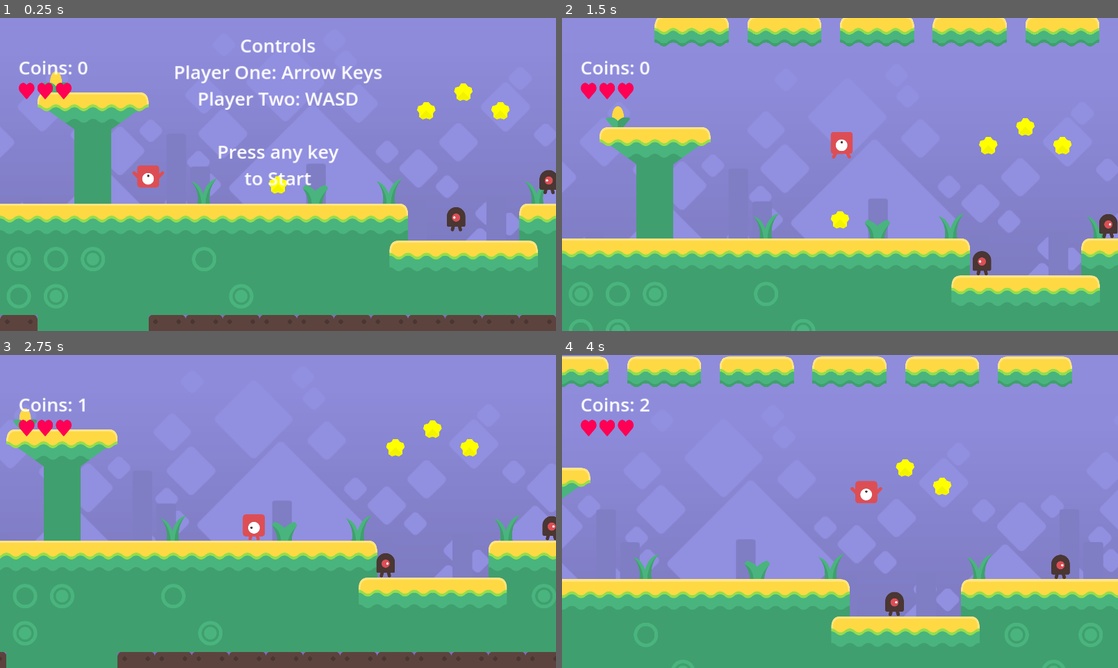
Above: before the commit, frames 1-4 (two rows, left to right).
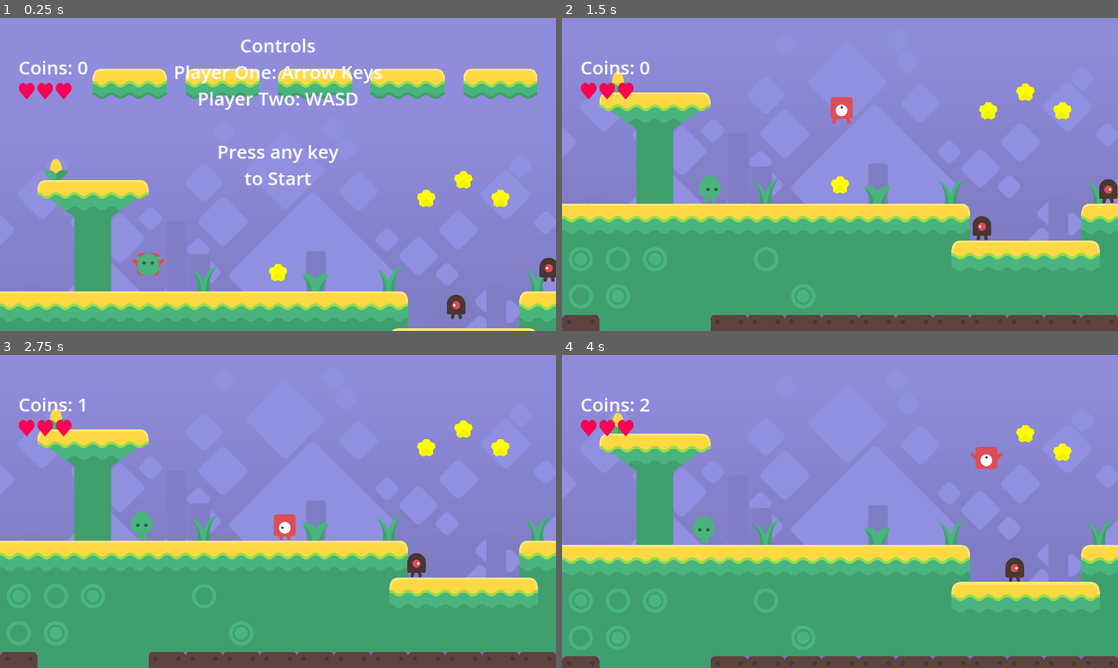
Above: after the commit, the same moments.

Repository: jbourqueendless/2player4thewin
Game: Godot game, scene res://main.tscn
The game is run twice, just before and just after one commit, with the same random seed, the same clock (stepped at 60 frames per second) and the same inputs.
Inputs:
- Up to frame 1 (0.25 s): no input
- Up to frame 2 (1.5 s): tap Enter at 0.5 s; hold Right (player_1_right) from 0.53 s (still down); tap A (player_2_left) at 0.6 s; tap Up (player_1_jump) at 0.77 s; tap D (player_2_right) at 1.35 s
- Up to frame 3 (2.75 s): tap Up (player_1_jump) at 1.52 s; release Right (player_1_right) at 2.03 s; hold Left (player_1_left) from 2.03 s (still down); tap A (player_2_left) at 2.1 s
- Up to frame 4 (4 s): release Left (player_1_left) at 2.78 s; hold Right (player_1_right) from 2.78 s (still down); tap D (player_2_right) at 2.85 s; tap Up (player_1_jump) at 3.02, 3.77 s; tap A (player_2_left) at 3.6 s

The runs differ from the first frame. In frame 1, 47% of the frame differs, in the area x 0-100%, y 16-100%; in frame 2, 33%; in frame 3, 14%; in frame 4, 35%.

Commit message:
adding second guy and multiplayer cam

Diff:
--- a/main.tscn
+++ b/main.tscn
@@ -11,6 +11,7 @@
 [ext_resource type="PackedScene" uid="uid://jt80gv02u4f2" path="res://hud.tscn" id="6_mp7wy"]
 [ext_resource type="PackedScene" uid="uid://dk0xon0k7ga23" path="res://components/enemy/enemy.tscn" id="9_l6smt"]
 [ext_resource type="SpriteFrames" uid="uid://bo581k1esb50n" path="res://components/player/spriteframes-red.tres" id="9_qmofe"]
+[ext_resource type="SpriteFrames" uid="uid://cp70hdrx2lc0o" path="res://components/player/spriteframes-green.tres" id="10_bw8a0"]
 [ext_resource type="PackedScene" uid="uid://beuisy5yrw0bq" path="res://components/flag/flag.tscn" id="12_dkbog"]
 [ext_resource type="Script" path="res://scripts/multiplayer_camera.gd" id="13_0d2mj"]
 
@@ -205,28 +206,42 @@
 
 [node name="Camera2D" type="Camera2D" parent="Player"]
 position = Vector2(0, 15)
+enabled = false
 limit_left = 0
 limit_bottom = 1080
 position_smoothing_enabled = true
 
-[node name="HUD" parent="." instance=ExtResource("6_mp7wy")]
-
-[node name="Enemy" parent="." instance=ExtResource("9_l6smt")]
-position = Vector2(1600, 704)
-
-[node name="Enemy2" parent="." instance=ExtResource("9_l6smt")]
-position = Vector2(1920, 576)
-
-[node name="Enemy3" parent="." instance=ExtResource("9_l6smt")]
-position = Vector2(4096, 960)
-
-[node name="Flag" parent="." instance=ExtResource("12_dkbog")]
-position = Vector2(4192, 320)
-
-[node name="MultiplayerCamera" type="Camera2D" parent="."]
+[node name="Player2" parent="." instance=ExtResource("2_7yl00")]
+position = Vector2(512, 576)
+collision_layer = 1
+collision_mask = 7
+player = 1
+sprite_frames = ExtResource("10_bw8a0")
+
+[node name="Camera2D" type="Camera2D" parent="Player2"]
 position = Vector2(0, 15)
 enabled = false
 limit_left = 0
 limit_bottom = 1080
 position_smoothing_enabled = true
+
+[node name="HUD" parent="." instance=ExtResource("6_mp7wy")]
+
+[node name="Enemy" parent="." instance=ExtResource("9_l6smt")]
+position = Vector2(1600, 704)
+
+[node name="Enemy2" parent="." instance=ExtResource("9_l6smt")]
+position = Vector2(1920, 576)
+
+[node name="Enemy3" parent="." instance=ExtResource("9_l6smt")]
+position = Vector2(4096, 960)
+
+[node name="Flag" parent="." instance=ExtResource("12_dkbog")]
+position = Vector2(4192, 320)
+
+[node name="MultiplayerCamera" type="Camera2D" parent="."]
+position = Vector2(0, 15)
+limit_left = 0
+limit_bottom = 1080
+position_smoothing_enabled = true
 script = ExtResource("13_0d2mj")
Not shown: 1 places in main.tscn that only renumber resources
